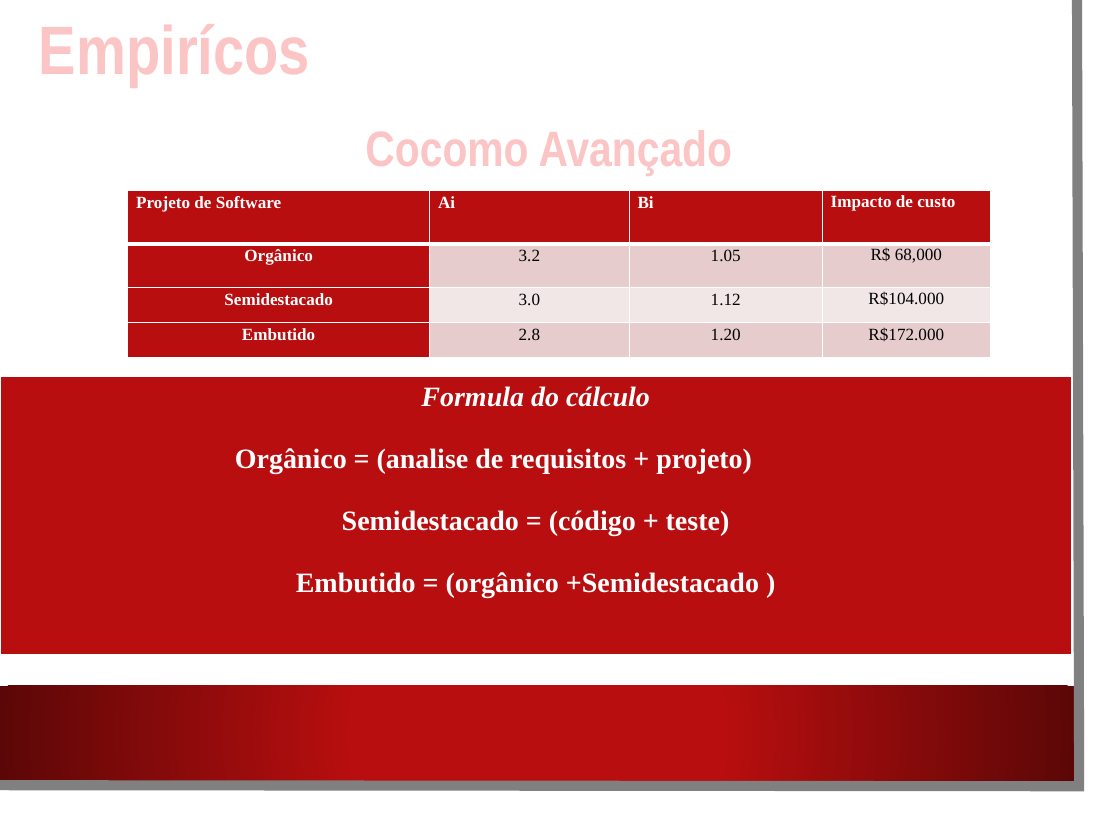
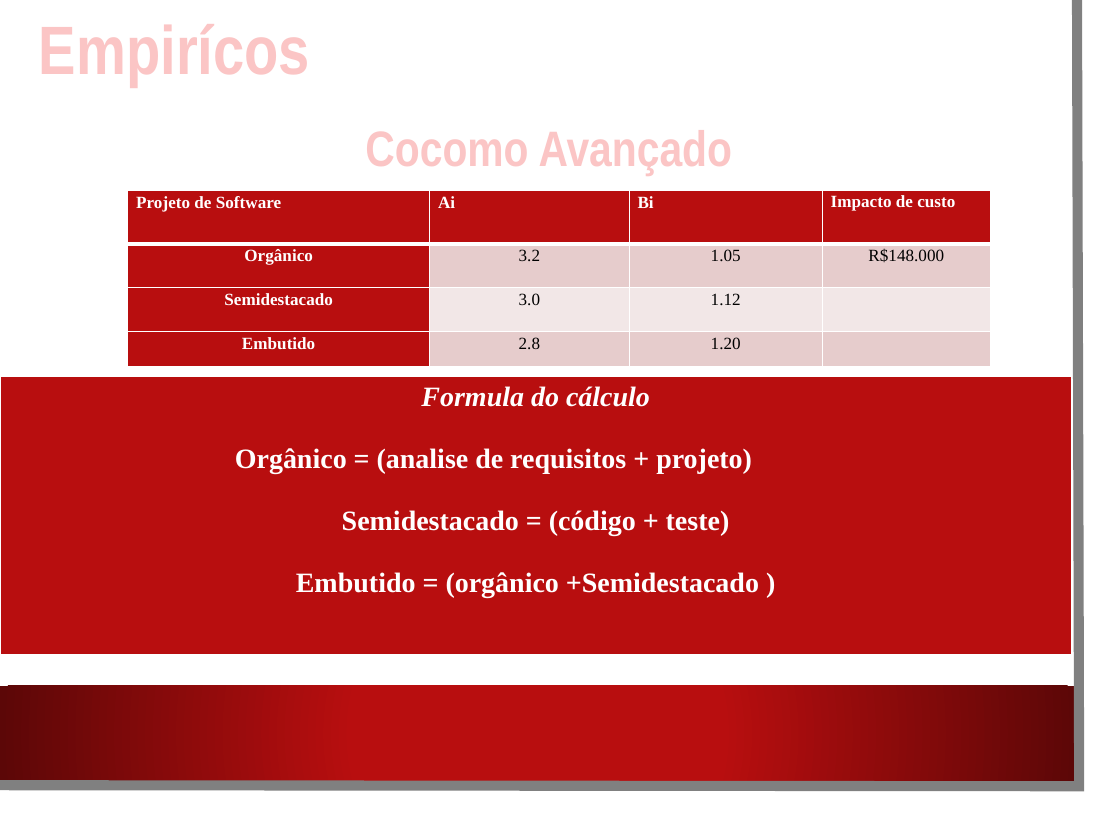
Before and after one commit to CarlitonPedrosa/Lan-House---Projeto, a slide deck: slide 15 of Trabalho.pptx. Drawn at 1120x840 pixels with LibreOffice and Linux fonts; fonts in the diff are those of the drawing; background and template pictures are left out. Boxes give left, top, right and bottom in pixels: in the first picture for what was removed or moved away, otherwise in the second. Text is boxed around its words. In the diff, an @@ line names an element or a change of style, - is before the commit and + after.

```diff
--- a/Trabalho.pptx
+++ b/Trabalho.pptx
@@ table at (x1=128, y1=190, x2=990, y2=366) @@
-row 2, column 4: R$ 68,000
+row 2, column 4: R$148.000
-row 3, column 4: R$104.000
+row 3, column 4: 
-row 4, column 4: R$172.000
+row 4, column 4: 
```
Also in this commit, not shown: 1 other slide changed.
